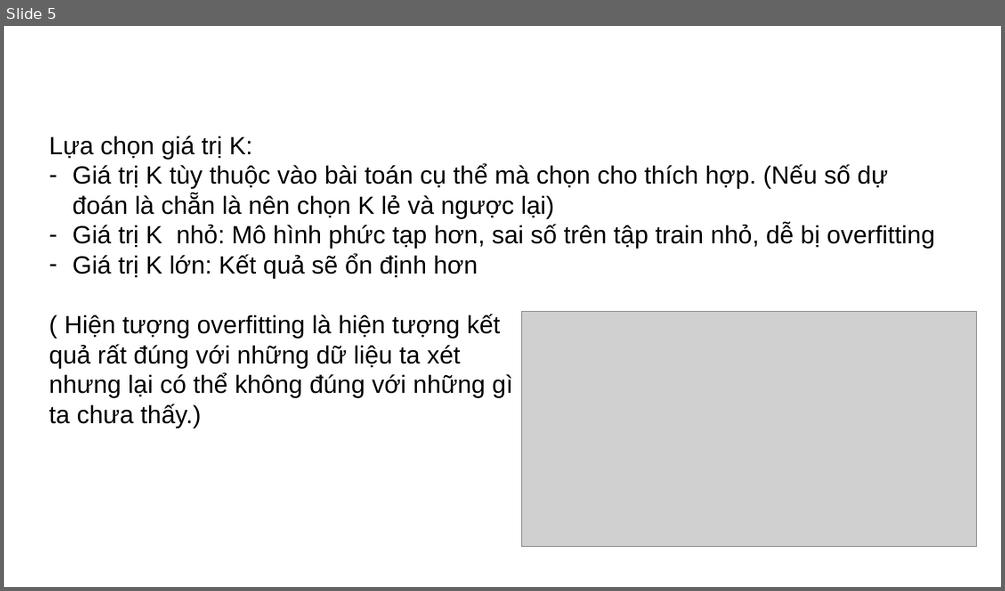
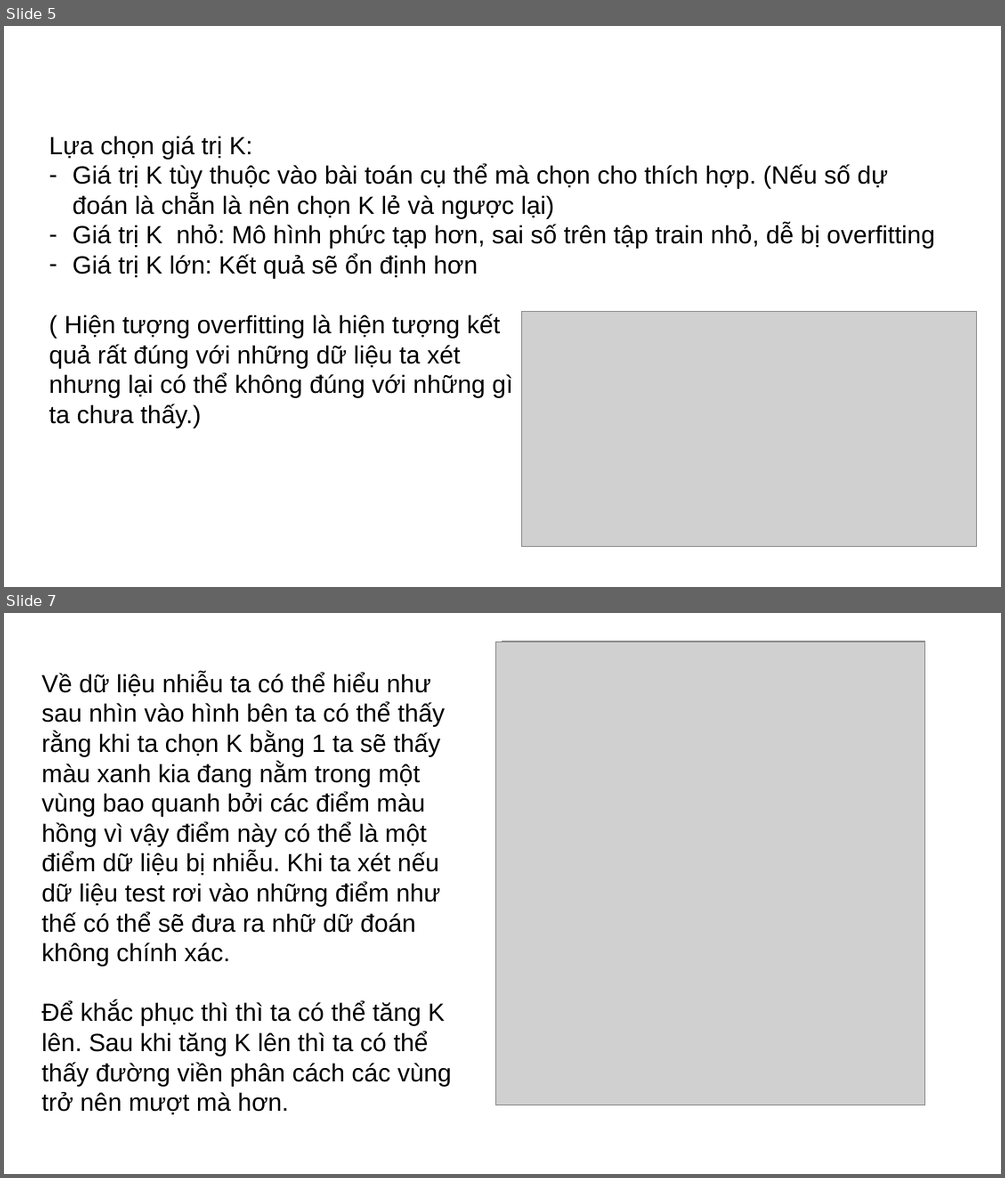
Before and after one commit to doanquocnhan/Credit-Card-Fraud-Detection-Using-KNN, a slide deck: BaoCao_4Tuandau.pptx. Shown one above the other, each under a label of ours: slide 5 before the commit, slides 5 and 7 after it; the slides between them are not shown. The pictures are 1005x591 and 1005x1178 pixels, drawn with LibreOffice and Linux fonts; fonts in the diff are those of the drawing; grey boxes stand for pictures. Boxes give left, top, right and bottom in pixels: in the first picture for what was removed or moved away, otherwise in the second. Text is boxed around its words. In the diff, an @@ line names an element or a change of style, - is before the commit and + after.

```diff
--- a/BaoCao_4Tuandau.pptx
+++ b/BaoCao_4Tuandau.pptx
@@ slide 7 added at (x1=4, y1=613, x2=1001, y2=1174), background #FFFFFF @@
@@ picture added at (x1=496, y1=641, x2=925, y2=1104) @@
@@ picture added at (x1=502, y1=641, x2=924, y2=1104) @@
@@ text added at (x1=41, y1=673, x2=452, y2=1115), 24 pt, text #000000 @@
+Về dữ liệu nhiễu ta có thể hiểu như sau nhìn vào hình bên ta có thể thấy rằng khi ta chọn K bằng 1 ta sẽ thấy màu xanh kia đang nằm trong một vùng bao quanh bởi các điểm màu hồng vì vậy điểm này có thể là một điểm dữ liệu bị nhiễu. Khi ta xét nếu dữ liệu test rơi vào những điểm như thế có thể sẽ đưa ra nhữ dữ đoán không chính xác.
+Để khắc phục thì thì ta có thể tăng K lên. Sau khi tăng K lên thì ta có thể thấy đường viền phân cách các vùng trở nên mượt mà hơn.
```
Also in this commit, not shown: 3 other slides added.
